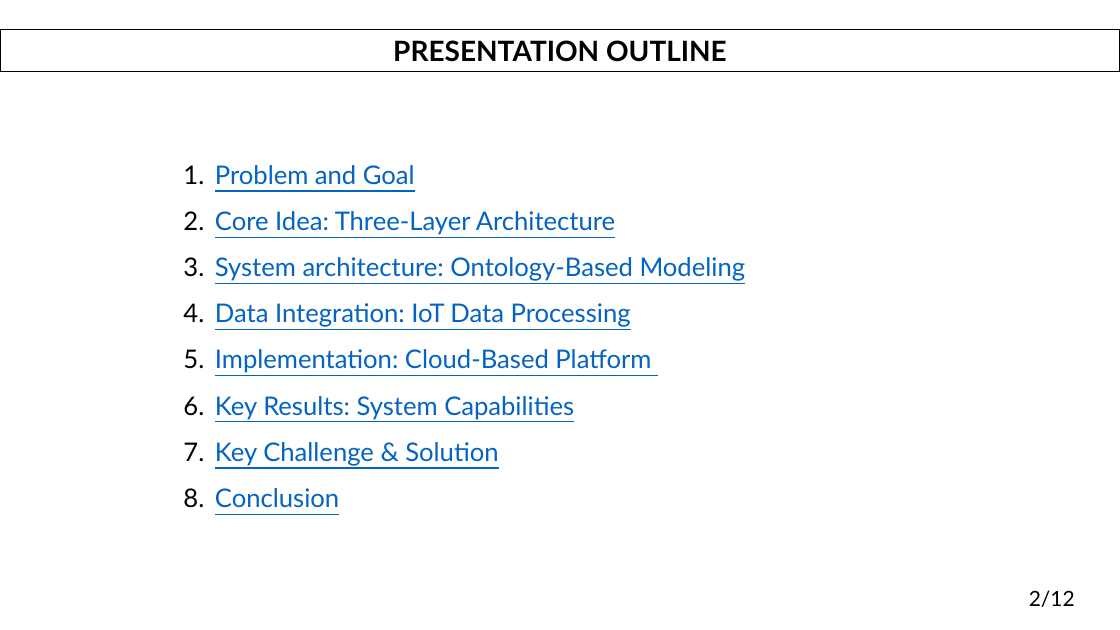
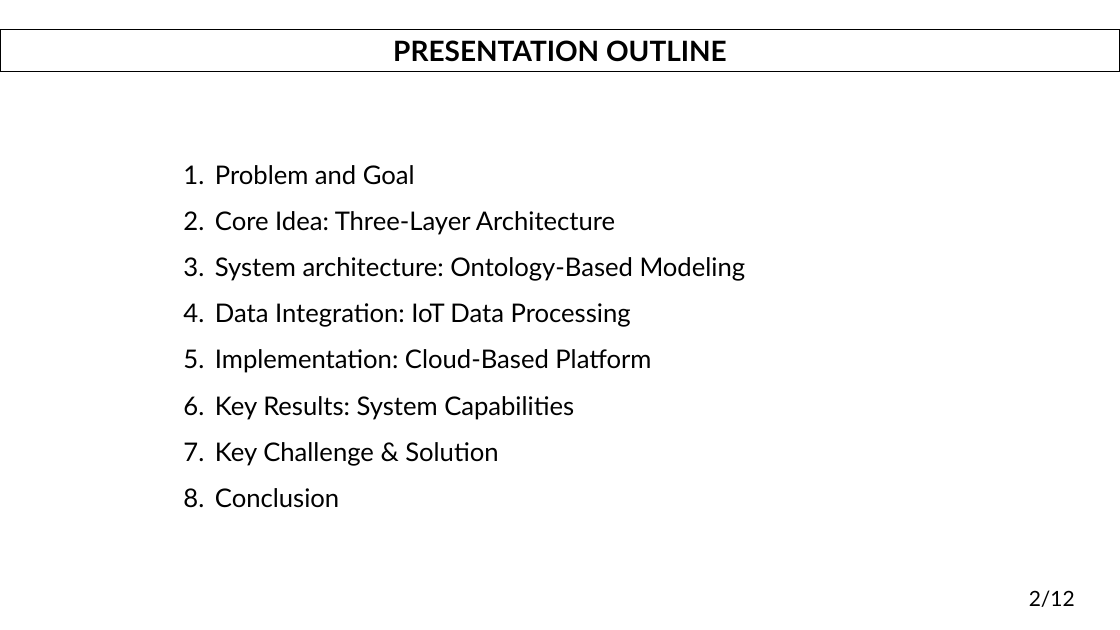
Before and after one commit to DanielWhy7/FSR, a slide deck: slide 2 of presentaion2.pptx. Drawn at 1120x630 pixels with LibreOffice and Linux fonts; fonts in the diff are those of the drawing. Boxes give left, top, right and bottom in pixels: in the first picture for what was removed or moved away, otherwise in the second. Text is boxed around its words. In the diff, an @@ line names an element or a change of style, - is before the commit and + after.

Commit message:
Improve links

```diff
--- a/presentaion2.pptx
+++ b/presentaion2.pptx
@@ text "Problem and Goal" at (x1=215, y1=165, x2=746, y2=508): text colour #0563C1 to #000000, underline off @@
```
